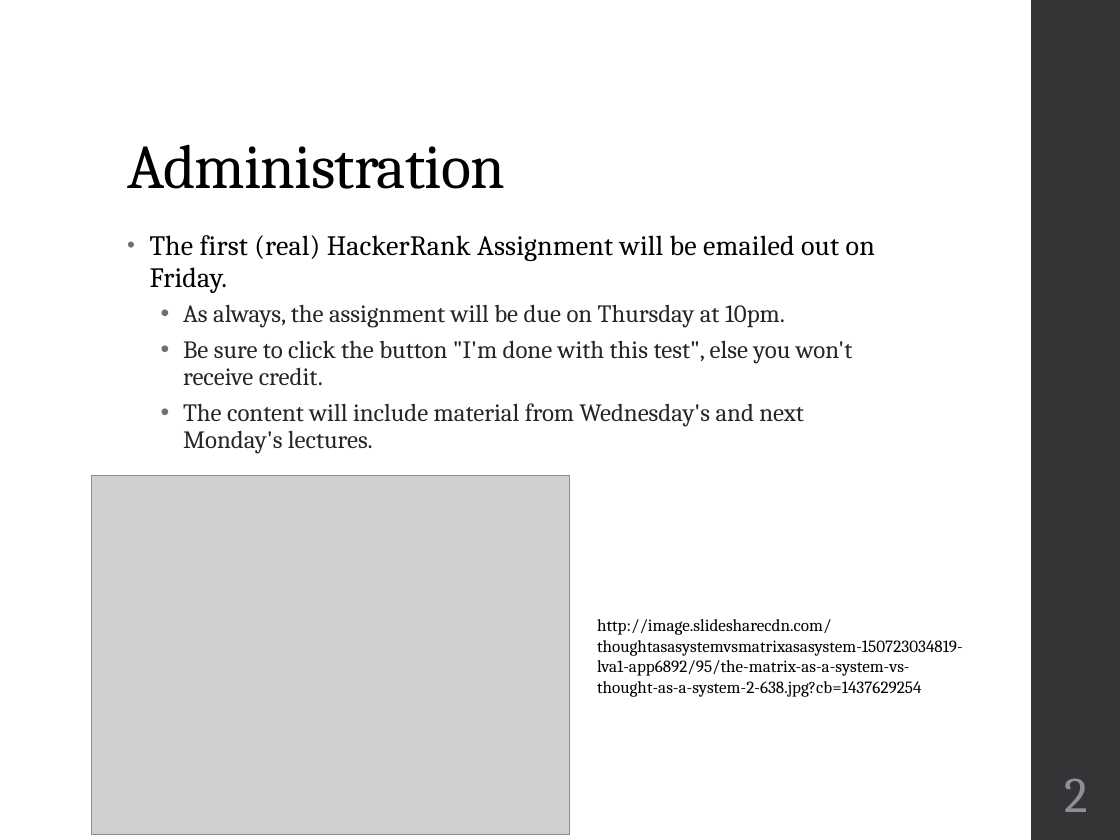
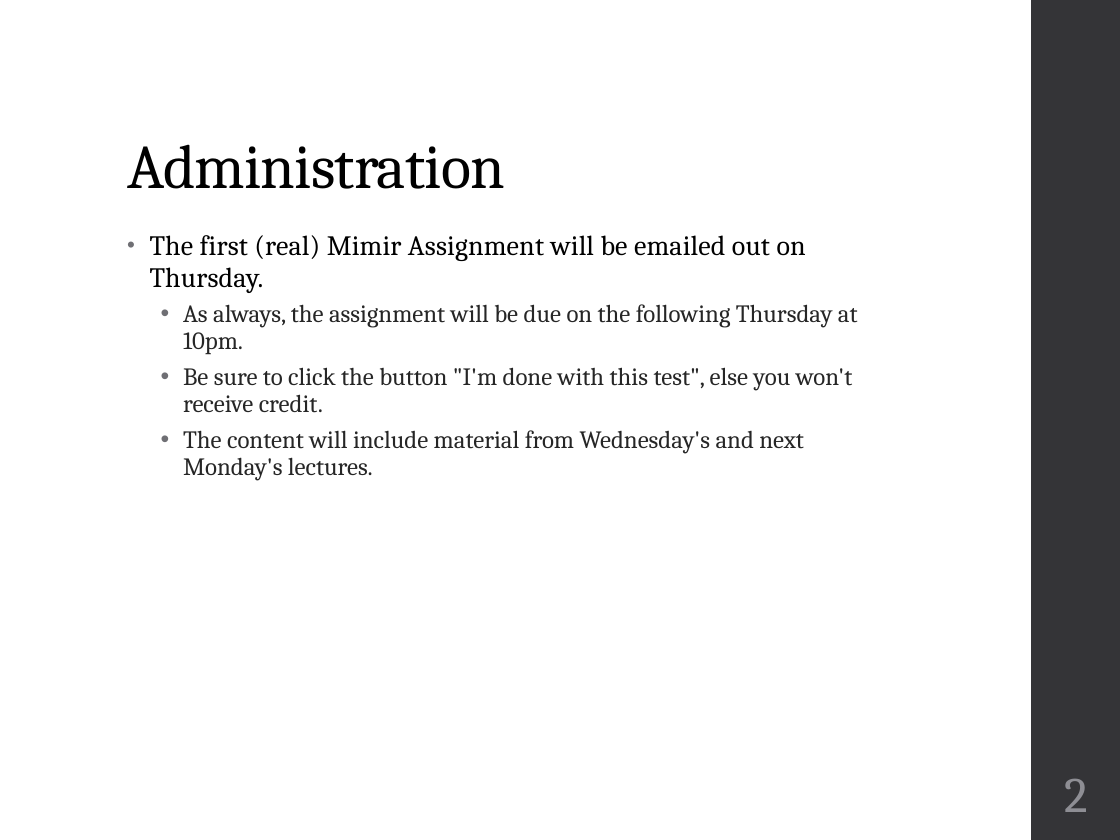
Before and after one commit to geneti/cse220_2020fall, a slide deck: slide 2 of Lectures/cse220-02-fundamentals.pptx. Drawn at 1120x840 pixels with LibreOffice and Linux fonts; fonts in the diff are those of the drawing; grey boxes stand for pictures. Boxes give left, top, right and bottom in pixels: in the first picture for what was removed or moved away, otherwise in the second. Text is boxed around its words. In the diff, an @@ line names an element or a change of style, - is before the commit and + after.

```diff
--- a/Lectures/cse220-02-fundamentals.pptx
+++ b/Lectures/cse220-02-fundamentals.pptx
@@ text at (x1=150, y1=235, x2=858, y2=354): text changed; size 18 to 16 pt; text colour #000000 to #262626 @@
-• The first (real) HackerRank Assignment will be emailed out on Friday.
-  • As always, the assignment will be due on Thursday at 10pm.
+• The first (real) Mimir Assignment will be emailed out on Thursday.
+  • As always, the assignment will be due on the following Thursday at 10pm.
@@ picture removed at (x1=92, y1=476, x2=570, y2=834) @@
@@ text removed at (x1=597, y1=619, x2=963, y2=697) @@
-http://image.slidesharecdn.com/thoughtasasystemvsmatrixasasystem-150723034819-lva1-app6892/95/the-matrix-as-a-system-vs-thought-as-a-system-2-638.jpg?cb=1437629254
```
Also in this commit, not shown: 1 slide removed.
